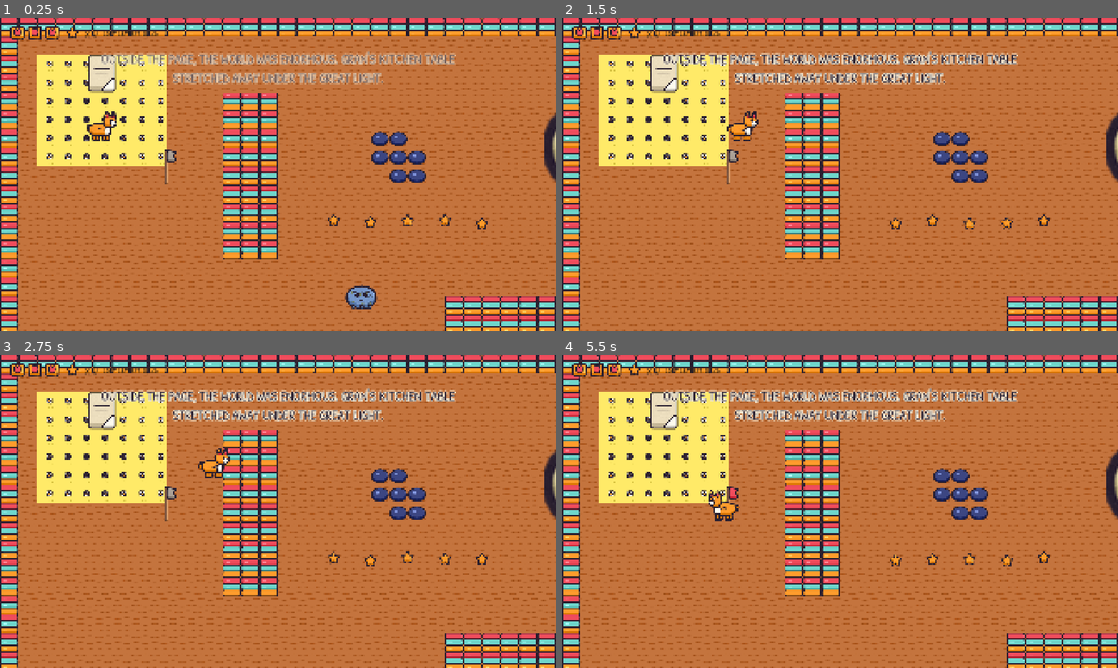
Above: before the commit, frames 1-4 (two rows, left to right).
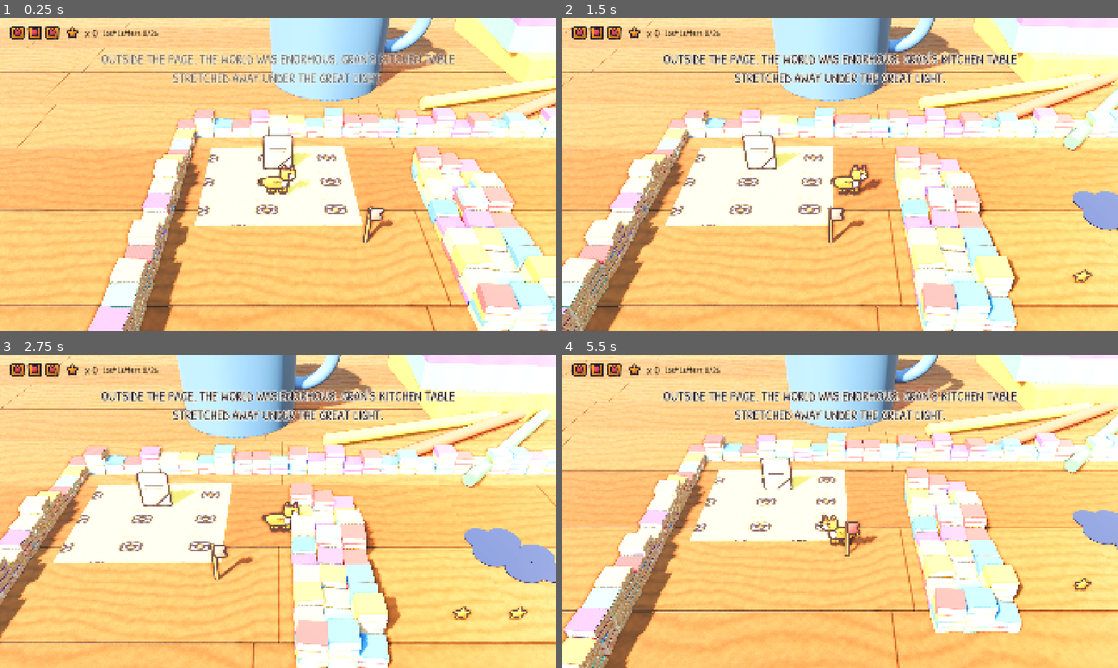
Above: after the commit, the same moments.

Repository: aharris291-hue/2ndsidescroller
Game: Godot game, scene res://scenes/levels/margin/kitchen_table.tscn
Same seed, same stepped clock (60 frames per second), same inputs: the game is played once before the commit and once after it. This scene is started directly instead of the project's main scene.
Inputs (mouse positions are in pixels of both pictures, inside the frame that each line leads up to):
- Up to frame 1 (0.25 s): no input
- Up to frame 2 (1.5 s): tap Enter (ui_accept) at 0.5 s; move the mouse to (962, 158) at 0.52 s; hold D (move_right) 0.53-1.25 s; hold J (attack) 0.53-1.25 s; click (962, 158) at 0.67 s; tap Space (jump) at 0.77 s; drag from (728, 190) to (662, 74) at 1.27 s
- Up to frame 3 (2.75 s): move the mouse to (333, 442) at 2.02 s; hold D (move_right) from 2.03 s (still down); hold E (interact) from 2.03 s (still down); click (333, 442) at 2.17 s
- Up to frame 4 (5.5 s): release D (move_right) at 2.75 s; release E (interact) at 2.75 s; drag from (812, 574) to (728, 502) at 2.77 s; move the mouse to (1006, 558) at 3.52 s; hold A (move_left) 3.53-4.25 s; tap P at 3.6 s; click (1006, 558) at 3.67 s; tap Space (jump) at 3.77 s; drag from (673, 464) to (895, 558) at 4.27 s; move the mouse to (867, 511) at 5.02 s; hold S (move_down) from 5.03 s (still down); tap K (dash) at 5.1 s; click (867, 511) at 5.17 s

The runs differ from the first frame. In frame 1, 98% of the frame differs, in the area x 0-100%, y 0-100%; in frame 2, 97%; in frame 3, 97%; in frame 4, 97%.

Commit message:
Add 3D desk diorama for the Margin and softer, rounder art lighting
The Margin now renders as a lit 3D desk (Forward+): wood, book-stack
walls, mug, pencils and blocks, with characters as paper cutouts that
cast shadows. Book art gets soft volume shading, a sky gradient and
shaded hills for a richer, more realistic look.

Co-Authored-By: Claude Opus 5.5 <noreply@anthropic.com>
Claude-Session: https://claude.ai/code/session_01RLJvChxJXFtXZQYtAWEzAU

Diff:
--- a/project.godot
+++ b/project.godot
@@ -132,6 +132,6 @@
 
 [rendering]
 
-renderer/rendering_method="gl_compatibility"
+renderer/rendering_method="forward_plus"
 renderer/rendering_method.mobile="gl_compatibility"
 textures/vram_compression/import_etc2_astc=true
--- a/scenes/levels/margin/kitchen_table.tscn
+++ b/scenes/levels/margin/kitchen_table.tscn
@@ -19,6 +19,7 @@
 [ext_resource type="PackedScene" path="res://scenes/pickups/scrap.tscn" id="17_rccm1"]
 [ext_resource type="PackedScene" path="res://scenes/player/patch.tscn" id="18_2qbv0"]
 [ext_resource type="Script" path="res://scripts/player/patch.gd" id="19_13nnf"]
+[ext_resource type="Script" path="res://scripts/world/desk_diorama.gd" id="99_diorama"]
 
 [sub_resource type="CircleShape2D" id="CircleShape2D_usnda"]
 radius = 150.0
@@ -162,3 +163,6 @@
 floor_max_angle = 0.87266463
 floor_snap_length = 12.0
 script = ExtResource("19_13nnf")
+
+[node name="Diorama" type="Node" parent="." unique_id=1990300001]
+script = ExtResource("99_diorama")
--- /dev/null
+++ b/scripts/world/desk_diorama.gd
@@ -0,0 +1,537 @@
+class_name DeskDiorama
+extends Node
+## Draws a real-world page (the Margin) as a lit 3D desk instead of flat 2D.
+##
+## Gameplay doesn't change: the page's 2D nodes still move, collide and run their
+## scripts. This node hides the 2D drawing and builds a 3D diorama that mirrors it:
+## the floor tiles become a wooden desk, book tiles become stacks of real books,
+## ink tiles become glossy puddles, and every Sprite2D becomes a paper cutout
+## (a Sprite3D) standing on the desk, casting a shadow. Labels become Label3Ds.
+##
+## 2D pixels map to 3D metres at PIXELS_PER_METRE; 2D x is 3D x, 2D y is 3D z.
+
+const PIXELS_PER_METRE := 128.0
+const WOOD_ALBEDO := preload("res://assets/materials/wood_albedo.png")
+const WOOD_NORMAL := preload("res://assets/materials/wood_normal.png")
+const PAPER_NORMAL := preload("res://assets/materials/paper_normal.png")
+const CARDBOARD_NORMAL := preload("res://assets/materials/cardboard_normal.png")
+const FONT := preload("res://assets/fonts/PatrickHand-Regular.ttf")
+
+const TILE_PAGE := Vector2i(1, 1)
+const TILE_BOOKS := Vector2i(2, 1)
+const TILE_INK := Vector2i(3, 1)
+const BOOK_COLORS: Array[Color] = [
+	Color("d8475a"), Color("3f8fd8"), Color("f0a03a"), Color("5fbfa8"), Color("8a63c9"), Color("e9d27a"),
+]
+
+## The 2D page this diorama redraws. Defaults to the parent.
+@export var page: Node2D
+## Camera offset from Patch, in metres: up and toward the viewer.
+@export var camera_offset := Vector3(0.0, 6.2, 7.6)
+@export var camera_fov := 40.0
+
+var _viewport: SubViewport
+var _world: Node3D
+var _camera: Camera3D
+var _player: Node2D
+# Each entry: {"source": CanvasItem, "target": Node3D}
+var _mirrors: Array[Dictionary] = []
+var _mirrored := {}
+var _rescan_left := 0.0
+var _rng := RandomNumberGenerator.new()
+
+
+func _ready() -> void:
+	if page == null:
+		page = get_parent() as Node2D
+	_rng.seed = 2026
+	_build_viewport()
+	_build_lighting()
+	_build_desk()
+	_build_tiles()
+	_build_decor()
+	_scan()
+	# The 2D drawing is replaced by the diorama; its nodes keep working underneath.
+	page.visible = false
+	_update_mirrors()
+	_update_camera(1.0)
+
+
+func _process(delta: float) -> void:
+	_rescan_left -= delta
+	if _rescan_left <= 0.0:
+		_rescan_left = 0.4
+		_scan()
+	_update_mirrors()
+	_update_camera(delta)
+
+
+## Converts a 2D page position to a point on the desk.
+static func to_desk(p: Vector2, height := 0.0) -> Vector3:
+	return Vector3(p.x / PIXELS_PER_METRE, height, p.y / PIXELS_PER_METRE)
+
+
+# ------------------------------------------------------------------ scene setup
+
+
+func _build_viewport() -> void:
+	var layer := CanvasLayer.new()
+	layer.layer = -50
+	add_child(layer)
+	var container := SubViewportContainer.new()
+	container.set_anchors_preset(Control.PRESET_FULL_RECT)
+	container.stretch = true
+	container.mouse_filter = Control.MOUSE_FILTER_IGNORE
+	layer.add_child(container)
+	_viewport = SubViewport.new()
+	_viewport.own_world_3d = true
+	_viewport.msaa_3d = Viewport.MSAA_4X
+	_viewport.screen_space_aa = Viewport.SCREEN_SPACE_AA_FXAA
+	_viewport.positional_shadow_atlas_size = 4096
+	container.add_child(_viewport)
+	_world = Node3D.new()
+	_world.name = "Desk"
+	_viewport.add_child(_world)
+
+	_camera = Camera3D.new()
+	_camera.fov = camera_fov
+	_camera.near = 0.1
+	_camera.far = 200.0
+	var attributes := CameraAttributesPractical.new()
+	attributes.dof_blur_far_enabled = true
+	attributes.dof_blur_far_distance = 11.0
+	attributes.dof_blur_far_transition = 8.0
+	attributes.dof_blur_amount = 0.09
+	_camera.attributes = attributes
+	_world.add_child(_camera)
+	_camera.make_current()
+
+
+func _build_lighting() -> void:
+	var sky_material := ProceduralSkyMaterial.new()
+	sky_material.sky_top_color = Color("9cc4e8")
+	sky_material.sky_horizon_color = Color("f3dcc0")
+	sky_material.ground_bottom_color = Color("5a3c28")
+	sky_material.ground_horizon_color = Color("c99a72")
+	var sky := Sky.new()
+	sky.sky_material = sky_material
+	var env := Environment.new()
+	env.background_mode = Environment.BG_SKY
+	env.sky = sky
+	env.ambient_light_source = Environment.AMBIENT_SOURCE_SKY
+	env.ambient_light_energy = 0.35
+	env.tonemap_mode = Environment.TONE_MAPPER_ACES
+	env.tonemap_exposure = 0.85
+	env.ssao_enabled = true
+	env.ssao_radius = 1.2
+	env.ssao_intensity = 2.4
+	env.glow_enabled = true
+	env.glow_intensity = 0.4
+	env.glow_bloom = 0.05
+	env.adjustment_enabled = true
+	env.adjustment_saturation = 1.25
+	env.adjustment_contrast = 1.08
+	env.fog_enabled = true
+	env.fog_light_color = Color("e9cfae")
+	env.fog_density = 0.004
+	var world_env := WorldEnvironment.new()
+	world_env.environment = env
+	_world.add_child(world_env)
+
+	# Late-afternoon sun through a window: warm, low, with soft shadows.
+	var sun := DirectionalLight3D.new()
+	sun.light_color = Color("ffe2b8")
+	sun.light_energy = 1.35
+	sun.shadow_enabled = true
+	sun.light_angular_distance = 1.2
+	sun.directional_shadow_max_distance = 45.0
+	sun.rotation_degrees = Vector3(-42.0, -38.0, 0.0)
+	_world.add_child(sun)
+
+	# The Great Light: Gran's lamp, a warm pool on one side of the desk.
+	var lamp := OmniLight3D.new()
+	lamp.light_color = Color("ffc884")
+	lamp.light_energy = 2.0
+	lamp.omni_range = 16.0
+	lamp.shadow_enabled = true
+	lamp.position = to_desk(_page_bounds().end * Vector2(0.85, 0.15), 6.0)
+	_world.add_child(lamp)
+
+
+func _build_desk() -> void:
+	var bounds := _page_bounds()
+	var size := bounds.size / PIXELS_PER_METRE + Vector2(60, 60)
+	var desk := MeshInstance3D.new()
+	var mesh := BoxMesh.new()
+	mesh.size = Vector3(size.x, 1.0, size.y)
+	desk.mesh = mesh
+	var mat := StandardMaterial3D.new()
+	mat.albedo_texture = WOOD_ALBEDO
+	mat.normal_enabled = true
+	mat.normal_texture = WOOD_NORMAL
+	mat.normal_scale = 0.7
+	mat.roughness = 0.55
+	mat.albedo_color = Color(0.82, 0.78, 0.74)
+	mat.uv1_scale = Vector3(1.0, 1.0, 1.0) / 10.0
+	mat.uv1_triplanar = true
+	mat.texture_filter = BaseMaterial3D.TEXTURE_FILTER_LINEAR_WITH_MIPMAPS_ANISOTROPIC
+	desk.material_override = mat
+	desk.position = to_desk(bounds.get_center(), -0.5)
+	_world.add_child(desk)
+
+
+func _build_tiles() -> void:
+	for child in page.get_children():
+		var layer := child as TileMapLayer
+		if layer == null:
+			continue
+		var page_cells: Array[Vector2i] = []
+		for cell in layer.get_used_cells():
+			var atlas := layer.get_cell_atlas_coords(cell)
+			var center := layer.to_global(layer.map_to_local(cell))
+			match atlas:
+				TILE_PAGE:
+					page_cells.append(cell)
+				TILE_BOOKS:
+					_add_book_stack(center)
+				TILE_INK:
+					_add_ink(center)
+		if not page_cells.is_empty():
+			_add_page_sheet(layer, page_cells)
+
+
+func _add_book_stack(center: Vector2) -> void:
+	var tile := 64.0 / PIXELS_PER_METRE
+	var count := _rng.randi_range(2, 4)
+	var y := 0.0
+	for i in count:
+		var thickness := _rng.randf_range(0.12, 0.2)
+		var book := Node3D.new()
+		book.position = to_desk(center, y + thickness / 2.0)
+		book.rotation.y = _rng.randf_range(-0.12, 0.12)
+		var cover := _box(Vector3(tile * 0.98, thickness, tile * 0.9), _material(BOOK_COLORS[_rng.randi() % BOOK_COLORS.size()], 0.7, CARDBOARD_NORMAL))
+		book.add_child(cover)
+		var pages := _box(Vector3(tile * 0.94, thickness * 0.8, tile * 0.92), _material(Color("f4ead2"), 0.9, PAPER_NORMAL))
+		pages.position.x = tile * 0.03
+		book.add_child(pages)
+		_world.add_child(book)
+		y += thickness
+
+
+func _add_ink(center: Vector2) -> void:
+	var puddle := MeshInstance3D.new()
+	var mesh := CylinderMesh.new()
+	var r := _rng.randf_range(0.3, 0.38)
+	mesh.top_radius = r
+	mesh.bottom_radius = r
+	mesh.height = 0.02
+	mesh.radial_segments = 24
+	puddle.mesh = mesh
+	var mat := _material(Color("1c2550"), 0.04)
+	mat.metallic_specular = 1.0
+	mat.clearcoat_enabled = true
+	puddle.material_override = mat
+	puddle.position = to_desk(center, 0.011)
+	puddle.scale = Vector3(1.0, 1.0, _rng.randf_range(0.8, 1.1))
+	_world.add_child(puddle)
+
+
+func _add_page_sheet(layer: TileMapLayer, cells: Array[Vector2i]) -> void:
+	var rect := Rect2i(cells[0], Vector2i.ONE)
+	for cell in cells:
+		rect = rect.expand(cell).expand(cell + Vector2i.ONE)
+	var top_left := layer.to_global(layer.map_to_local(rect.position) - Vector2(32, 32))
+	var size := Vector2(rect.size) * 64.0
+	var tile_texture := _tile_texture(layer, TILE_PAGE)
+	var mat := _material(Color.WHITE, 0.85, PAPER_NORMAL)
+	mat.albedo_texture = tile_texture
+	mat.uv1_scale = Vector3(rect.size.x, rect.size.y, 1.0)
+	var sheet := _box(Vector3(size.x / PIXELS_PER_METRE, 0.03, size.y / PIXELS_PER_METRE), mat)
+	sheet.position = to_desk(top_left + size / 2.0, 0.015)
+	sheet.rotation.y = 0.01
+	_world.add_child(sheet)
+
+
+func _tile_texture(layer: TileMapLayer, atlas: Vector2i) -> Texture2D:
+	var source := layer.tile_set.get_source(0) as TileSetAtlasSource
+	var image := source.texture.get_image()
+	if image.is_compressed():
+		image.decompress()
+	var region := image.get_region(Rect2i(atlas * 64, Vector2i(64, 64)))
+	return ImageTexture.create_from_image(region)
+
+
+## Everyday things lying around the edge of the play area, for scale.
+func _build_decor() -> void:
+	var b := _page_bounds()
+	var top := b.position.y - 260.0
+	# A giant mug.
+	var mug := Node3D.new()
+	mug.position = to_desk(Vector2(b.position.x + b.size.x * 0.22, top - 200.0))
+	var mug_mat := _material(Color("4f86c6"), 0.25)
+	var body := MeshInstance3D.new()
+	var cyl := CylinderMesh.new()
+	cyl.top_radius = 2.0
+	cyl.bottom_radius = 1.85
+	cyl.height = 4.2
+	body.mesh = cyl
+	body.material_override = mug_mat
+	body.position.y = 2.1
+	mug.add_child(body)
+	var handle := MeshInstance3D.new()
+	var torus := TorusMesh.new()
+	torus.inner_radius = 0.9
+	torus.outer_radius = 1.35
+	handle.mesh = torus
+	handle.material_override = mug_mat
+	handle.position = Vector3(2.0, 2.2, 0)
+	handle.rotation_degrees = Vector3(90, 0, 0)
+	mug.add_child(handle)
+	_world.add_child(mug)
+	# Pencils.
+	for i in 3:
+		var pencil := Node3D.new()
+		pencil.position = to_desk(Vector2(b.position.x + b.size.x * (0.5 + i * 0.07), top + i * 60.0), 0.2)
+		pencil.rotation.y = 0.3 + i * 0.25
+		var shaft := MeshInstance3D.new()
+		var hex := CylinderMesh.new()
+		hex.top_radius = 0.2
+		hex.bottom_radius = 0.2
+		hex.height = 6.0
+		hex.radial_segments = 6
+		shaft.mesh = hex
+		shaft.material_override = _material([Color("f2c53d"), Color("e2574c"), Color("4caf7a")][i], 0.5)
+		shaft.rotation_degrees.z = 90
+		pencil.add_child(shaft)
+		var tip := MeshInstance3D.new()
+		var cone := CylinderMesh.new()
+		cone.top_radius = 0.0
+		cone.bottom_radius = 0.2
+		cone.height = 0.7
+		cone.radial_segments = 6
+		tip.mesh = cone
+		tip.material_override = _material(Color("e8c9a0"), 0.8)
+		tip.rotation_degrees.z = -90
+		tip.position.x = 3.35
+		pencil.add_child(tip)
+		_world.add_child(pencil)
+	# Alphabet blocks.
+	var letters := ["A", "B", "C"]
+	for i in letters.size():
+		var block := _box(Vector3(1.6, 1.6, 1.6), _material([Color("e8d9b5"), Color("f0b84a"), Color("d8475a")][i], 0.6))
+		block.position = to_desk(Vector2(b.end.x + 220.0 + (i % 2) * 120.0, b.position.y + 300.0 + i * 230.0), 0.8)
+		block.rotation.y = _rng.randf_range(-0.4, 0.4)
+		var label := Label3D.new()
+		label.text = letters[i]
+		label.font = FONT
+		label.font_size = 160
+		label.pixel_size = 0.006
+		label.modulate = Color("2a2030")
+		label.position = Vector3(0, 0, 0.81)
+		block.add_child(label)
+		_world.add_child(block)
+	# A stack of real books behind the play area.
+	for i in 4:
+		var big := _box(Vector3(9.0, 0.9, 6.0), _material(BOOK_COLORS[(i + 2) % BOOK_COLORS.size()], 0.75, CARDBOARD_NORMAL))
+		big.position = to_desk(Vector2(b.end.x - 600.0, top - 520.0), 0.45 + i * 0.9)
+		big.rotation.y = _rng.randf_range(-0.15, 0.15)
+		_world.add_child(big)
+
+
+# ------------------------------------------------------------------ mirroring
+
+
+func _scan() -> void:
+	if _player == null or not is_instance_valid(_player):
+		_player = get_tree().get_first_node_in_group("player") as Node2D
+	_scan_node(page)
+
+
+func _scan_node(node: Node) -> void:
+	for child in node.get_children():
+		if child is Sprite2D or child is Label:
+			if not _mirrored.has(child.get_instance_id()):
+				_add_mirror(child)
+		if not (child is TileMapLayer):
+			_scan_node(child)
+
+
+func _add_mirror(item: CanvasItem) -> void:
+	var target: Node3D
+	if item is Sprite2D:
+		if item.get_parent().name.contains("TapeRoll"):
+			target = _tape_roll()
+		else:
+			var sprite := Sprite3D.new()
+			sprite.billboard = BaseMaterial3D.BILLBOARD_FIXED_Y
+			sprite.alpha_cut = SpriteBase3D.ALPHA_CUT_DISCARD
+			sprite.shaded = true
+			sprite.double_sided = true
+			sprite.texture_filter = BaseMaterial3D.TEXTURE_FILTER_LINEAR_WITH_MIPMAPS
+			target = sprite
+	else:
+		var label := Label3D.new()
+		label.billboard = BaseMaterial3D.BILLBOARD_ENABLED
+		label.font = FONT
+		label.font_size = 64
+		label.outline_size = 18
+		label.modulate = Color("2a2030")
+		label.outline_modulate = Color("fff8e2")
+		label.pixel_size = 0.004
+		label.no_depth_test = true
+		target = label
+	_world.add_child(target)
+	_mirrors.append({"source": item, "target": target})
+	_mirrored[item.get_instance_id()] = true
+
+
+func _tape_roll() -> Node3D:
+	var roll := Node3D.new()
+	var tape := MeshInstance3D.new()
+	var torus := TorusMesh.new()
+	# Sized to the roll's 150 px collision circle so Patch bumps into what he sees.
+	torus.inner_radius = 0.62
+	torus.outer_radius = 1.2
+	torus.rings = 48
+	tape.mesh = torus
+	var tape_mat := _material(Color(0.95, 0.9, 0.72), 0.2)
+	tape_mat.transparency = BaseMaterial3D.TRANSPARENCY_ALPHA_DEPTH_PRE_PASS
+	tape_mat.albedo_color.a = 0.85
+	tape_mat.clearcoat_enabled = true
+	tape.material_override = tape_mat
+	tape.scale = Vector3(1.0, 1.1, 1.0)
+	tape.position.y = 0.62
+	roll.add_child(tape)
+	var core := MeshInstance3D.new()
+	var cyl := CylinderMesh.new()
+	cyl.top_radius = 0.62
+	cyl.bottom_radius = 0.62
+	cyl.height = 1.2
+	core.mesh = cyl
+	core.material_override = _material(Color("b9874f"), 0.9, CARDBOARD_NORMAL)
+	core.position.y = 0.6
+	roll.add_child(core)
+	return roll
+
+
+func _update_mirrors() -> void:
+	var i := 0
+	while i < _mirrors.size():
+		var entry := _mirrors[i]
+		var source: CanvasItem = entry.source
+		var target: Node3D = entry.target
+		if not is_instance_valid(source) or not source.is_inside_tree():
+			if is_instance_valid(target):
+				target.queue_free()
+			_mirrors.remove_at(i)
+			continue
+		_sync(source, target)
+		i += 1
+
+
+func _sync(source: CanvasItem, target: Node3D) -> void:
+	var shown := _shown(source)
+	target.visible = shown
+	if not shown:
+		return
+	var ground := _ground_point(source)
+	var tint := _tint(source)
+	if source is Sprite2D:
+		var sprite := source as Sprite2D
+		var xform := sprite.get_global_transform()
+		var lift := ground.y - xform.origin.y
+		if target is Sprite3D:
+			var s3 := target as Sprite3D
+			s3.texture = sprite.texture
+			s3.hframes = sprite.hframes
+			s3.vframes = sprite.vframes
+			s3.frame = sprite.frame
+			s3.region_enabled = sprite.region_enabled
+			s3.region_rect = sprite.region_rect
+			s3.flip_h = sprite.flip_h != (xform.determinant() < 0.0)
+			s3.pixel_size = absf(xform.get_scale().y) / PIXELS_PER_METRE
+			s3.modulate = tint
+			var height := 0.0
+			if sprite.texture:
+				height = sprite.texture.get_height() / float(maxi(1, sprite.vframes)) * s3.pixel_size
+			target.position = to_desk(Vector2(xform.origin.x, ground.y), maxf(lift / PIXELS_PER_METRE, height * 0.5))
+		else:
+			target.position = to_desk(Vector2(xform.origin.x, ground.y))
+	else:
+		var label := source as Label
+		var label3 := target as Label3D
+		label3.text = label.text
+		label3.modulate.a = tint.a
+		var center := label.get_global_transform() * (label.size / 2.0)
+		target.position = to_desk(Vector2(center.x, ground.y), 0.6 + (ground.y - center.y) / PIXELS_PER_METRE)
+
+
+## The point on the floor a drawing stands on: its body or area, else its parent.
+func _ground_point(item: Node) -> Vector2:
+	var node := item.get_parent()
+	while node != null and node != page:
+		if node is CollisionObject2D:
+			return (node as Node2D).global_position
+		node = node.get_parent()
+	var parent := item.get_parent() as Node2D
+	return parent.global_position if parent else Vector2.ZERO
+
+
+## Visible by its own flags and every ancestor's below the (hidden) page root.
+func _shown(item: CanvasItem) -> bool:
+	var node: Node = item
+	while node != null and node != page:
+		if node is CanvasItem and not (node as CanvasItem).visible:
+			return false
+		node = node.get_parent()
+	return true
+
+
+func _tint(item: CanvasItem) -> Color:
+	var color := item.self_modulate
+	var node: Node = item
+	while node != null and node != page:
+		if node is CanvasItem:
+			color *= (node as CanvasItem).modulate
+		node = node.get_parent()
+	return color
+
+
+func _update_camera(delta: float) -> void:
+	var focus := Vector3.ZERO
+	if _player and is_instance_valid(_player):
+		focus = to_desk(_player.global_position)
+	else:
+		focus = to_desk(_page_bounds().get_center())
+	var wanted := focus + camera_offset
+	var weight := clampf(delta * 5.0, 0.0, 1.0)
+	_camera.position = _camera.position.lerp(wanted, weight) if _camera.position != Vector3.ZERO else wanted
+	_camera.look_at(_camera.position - camera_offset + Vector3(0, 0.6, 0), Vector3.UP)
+
+
+# ------------------------------------------------------------------ helpers
+
+
+func _page_bounds() -> Rect2:
+	var bounds = page.get(&"bounds")
+	return bounds if bounds is Rect2 else Rect2(0, 0, 2560, 1536)
+
+
+func _material(color: Color, roughness: float, normal: Texture2D = null) -> StandardMaterial3D:
+	var mat := StandardMaterial3D.new()
+	mat.albedo_color = color
+	mat.roughness = roughness
+	if normal:
+		mat.normal_enabled = true
+		mat.normal_texture = normal
+		mat.normal_scale = 0.6
+	return mat
+
+
+func _box(size: Vector3, mat: Material) -> MeshInstance3D:
+	var mesh_instance := MeshInstance3D.new()
+	var mesh := BoxMesh.new()
+	mesh.size = size
+	mesh_instance.mesh = mesh
+	mesh_instance.material_override = mat
+	return mesh_instance
Binary file changed: assets/art/backgrounds/bg_bookshelf_night.png
Binary file changed: assets/art/backgrounds/bg_dad_table.png
Binary file changed: assets/art/backgrounds/bg_desk.png
Binary file changed: assets/art/backgrounds/bg_ribbon_stream.png
Binary file changed: assets/art/backgrounds/bg_thistledown.png
Binary file changed: assets/art/characters/dot.png
Binary file changed: assets/art/characters/lost_sheep.png
Binary file changed: assets/art/characters/millwheel_body.png
Binary file changed: assets/art/characters/millwheel_core.png
Binary file changed: assets/art/characters/millwheel_sails.png
Binary file changed: assets/art/characters/patch.png
Binary file changed: assets/art/characters/shepherd_fluff.png
(and 31 more such lines)
